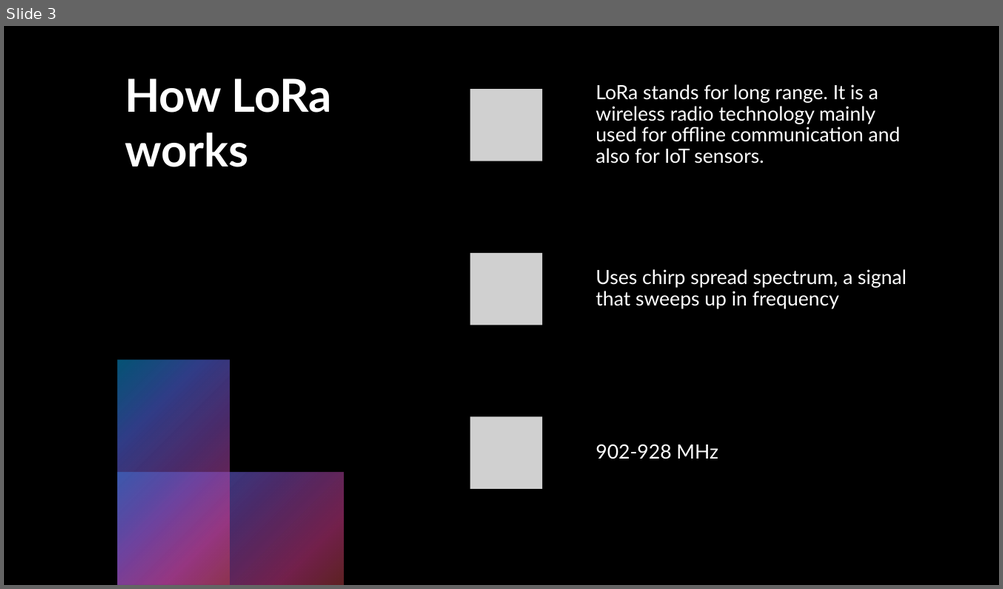
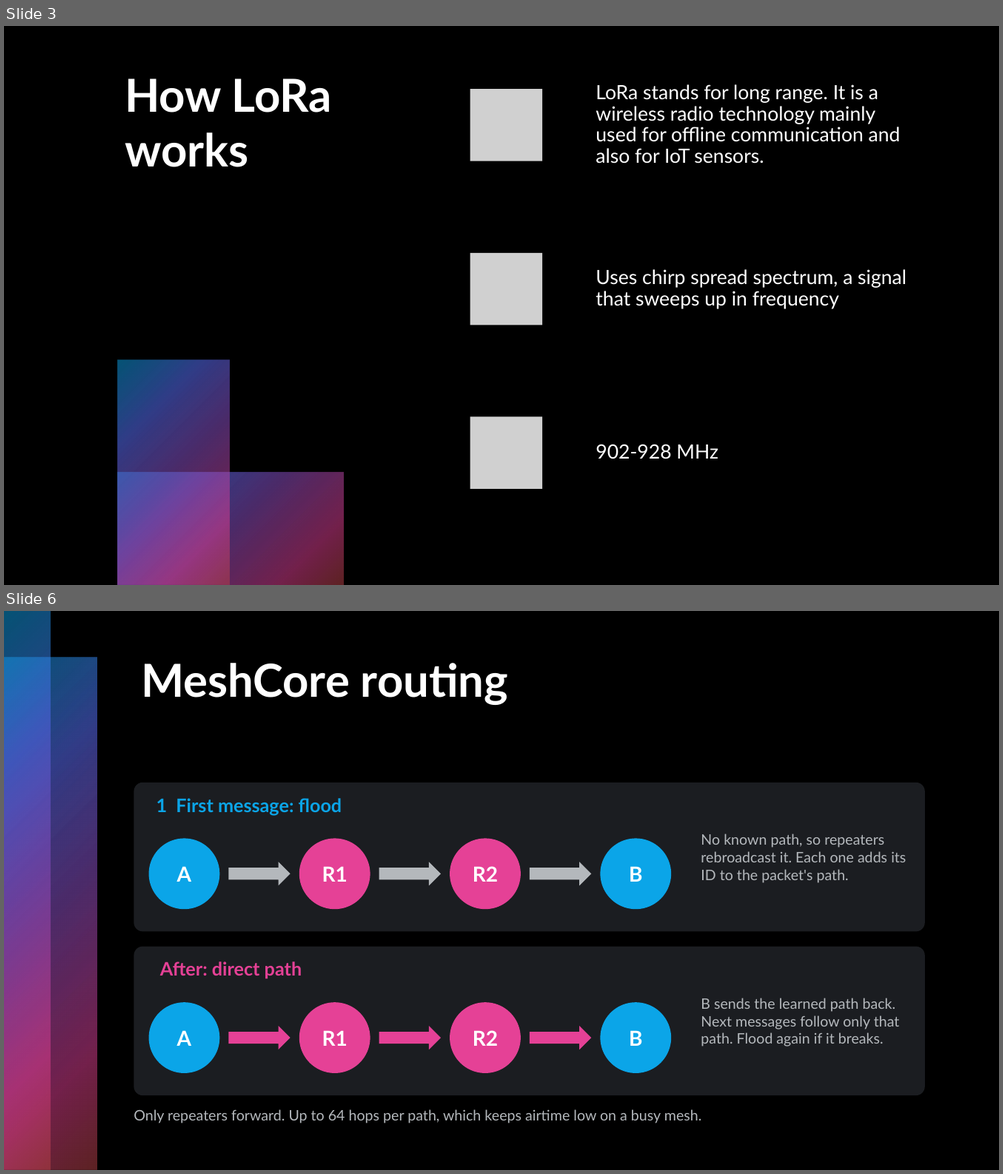
Before and after one commit to Wlszn/LoRaMesh, a slide deck: slides/LoRaPresentation.pptx. Shown one above the other, each under a label of ours: slide 3 before the commit, slides 3 and 6 after it; the slides between them are not shown. The pictures are 1003x589 and 1003x1174 pixels, drawn with LibreOffice and Linux fonts; fonts in the diff are those of the drawing; grey boxes stand for pictures. Boxes give left, top, right and bottom in pixels: in the first picture for what was removed or moved away, otherwise in the second. Text is boxed around its words. In the diff, an @@ line names an element or a change of style, - is before the commit and + after.

```diff
--- a/slides/LoRaPresentation.pptx
+++ b/slides/LoRaPresentation.pptx
@@ slide 6 added at (4, 611, 999, 1170), background #000000; not listed: 2 template elements that a slide beside it also shows @@
@@ title added at (141, 663, 508, 705), 44 pt, text #FFFFFF, bold @@
+MeshCore routing
@@ rounded rectangle added at (134, 783, 925, 932), fill #1B1D21 @@
@@ text added at (156, 798, 342, 815), 18 pt, text #0BA5E8, bold @@
+1 First message: flood
@@ ellipse added at (149, 839, 219, 909), fill #0BA5E8, 20 pt, text #FFFFFF, bold @@
+A
@@ ellipse added at (299, 839, 370, 909), fill #E54196, 20 pt, text #FFFFFF, bold @@
+R1
@@ ellipse added at (449, 839, 521, 909), fill #E54196, 20 pt, text #FFFFFF, bold @@
+R2
@@ ellipse added at (600, 839, 671, 909), fill #0BA5E8, 20 pt, text #FFFFFF, bold @@
+B
@@ text added at (700, 834, 905, 883), 14 pt, text #B4B8BC @@
+No known path, so repeaters rebroadcast it. Each one adds its ID to the packet's path.
@@ right arrow added at (228, 863, 290, 886), fill #B4B8BC @@
@@ right arrow added at (379, 863, 441, 886), fill #B4B8BC @@
@@ right arrow added at (529, 863, 591, 886), fill #B4B8BC @@
@@ rounded rectangle added at (134, 947, 925, 1096), fill #1B1D21 @@
@@ text added at (160, 962, 302, 980), 18 pt, text #E54196, bold @@
+After: direct path
@@ ellipse added at (149, 1002, 219, 1073), fill #0BA5E8, 20 pt, text #FFFFFF, bold @@
+A
@@ ellipse added at (299, 1002, 370, 1073), fill #E54196, 20 pt, text #FFFFFF, bold @@
+R1
@@ ellipse added at (449, 1002, 521, 1073), fill #E54196, 20 pt, text #FFFFFF, bold @@
+R2
@@ ellipse added at (600, 1002, 671, 1073), fill #0BA5E8, 20 pt, text #FFFFFF, bold @@
+B
@@ text added at (700, 998, 899, 1047), 14 pt, text #B4B8BC @@
+B sends the learned path back. Next messages follow only that path. Flood again if it breaks.
@@ right arrow added at (228, 1027, 290, 1051), fill #E54196 @@
@@ right arrow added at (379, 1027, 441, 1051), fill #E54196 @@
@@ right arrow added at (529, 1027, 591, 1051), fill #E54196 @@
@@ text added at (134, 1110, 702, 1124), 14 pt, text #B4B8BC @@
+Only repeaters forward. Up to 64 hops per path, which keeps airtime low on a busy mesh.
```
Also in this commit, not shown: 1 slide changed, 6 other slides added, 3 slides removed.
